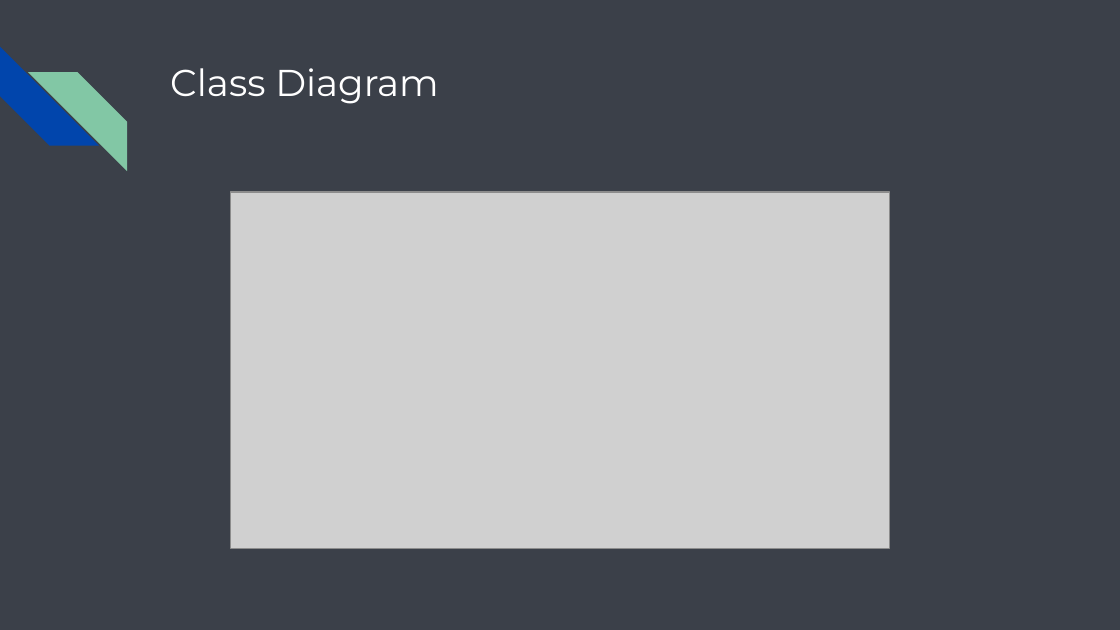
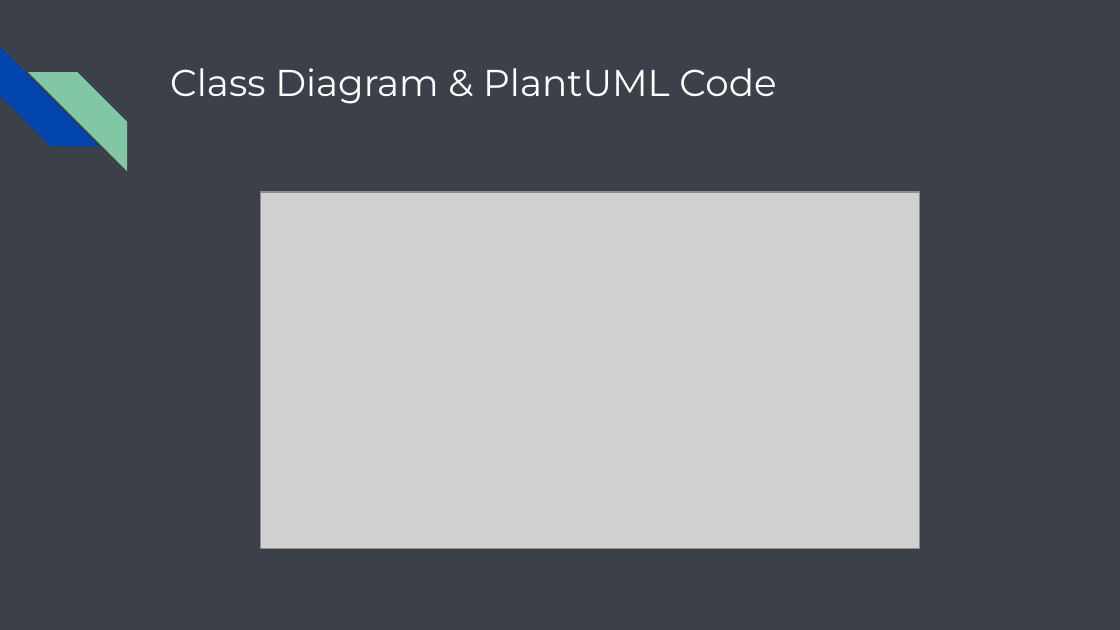
Before and after one commit to abitabir/BenefitsApplyTool, a slide deck: slide 4 of BenefitsApplyTool/src/main/java/com/ssp/benefitsapplytool/resources/Benefits Apply Tool.pptx. Drawn at 1120x630 pixels with LibreOffice and Linux fonts; fonts in the diff are those of the drawing; grey boxes stand for pictures. Boxes give left, top, right and bottom in pixels: in the first picture for what was removed or moved away, otherwise in the second. Text is boxed around its words. In the diff, an @@ line names an element or a change of style, - is before the commit and + after.

Commit message:
Add many things
Edit UML diagrams
Add menu and editing functionality
Fix tests

```diff
--- a/BenefitsApplyTool/src/main/java/com/ssp/benefitsapplytool/resources/Benefits Apply Tool.pptx
+++ b/BenefitsApplyTool/src/main/java/com/ssp/benefitsapplytool/resources/Benefits Apply Tool.pptx
@@ title at (170, 68, 776, 104): text changed @@
-Class Diagram
+Class Diagram & PlantUML Code
@@ picture: place and size @@
-picture at (231, 192, 889, 548)
+picture at (261, 192, 920, 548)
```
Also in this commit, not shown: 8 other slides changed, 10 slides added, 9 slides removed, 25 other files.
